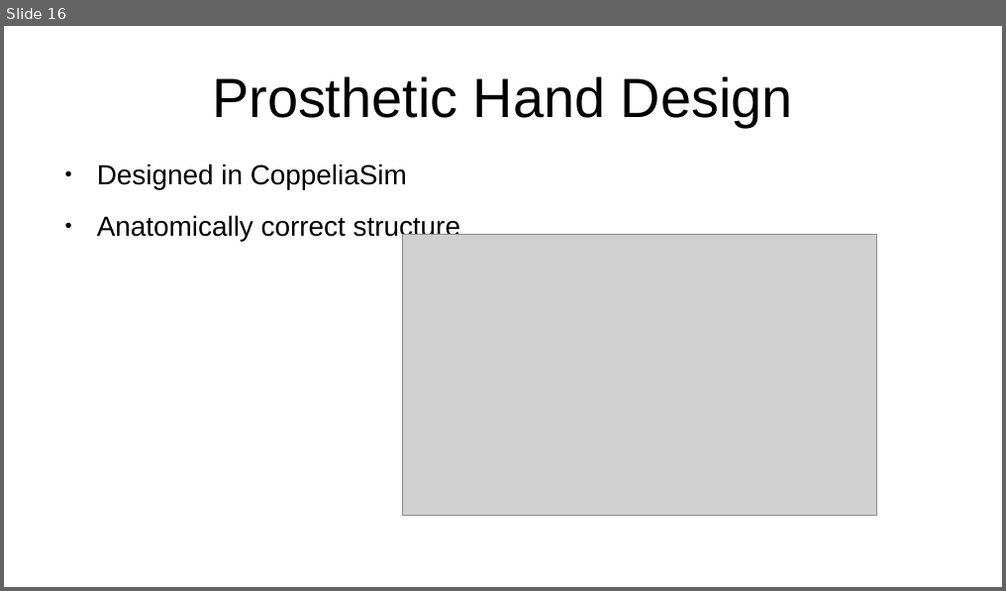
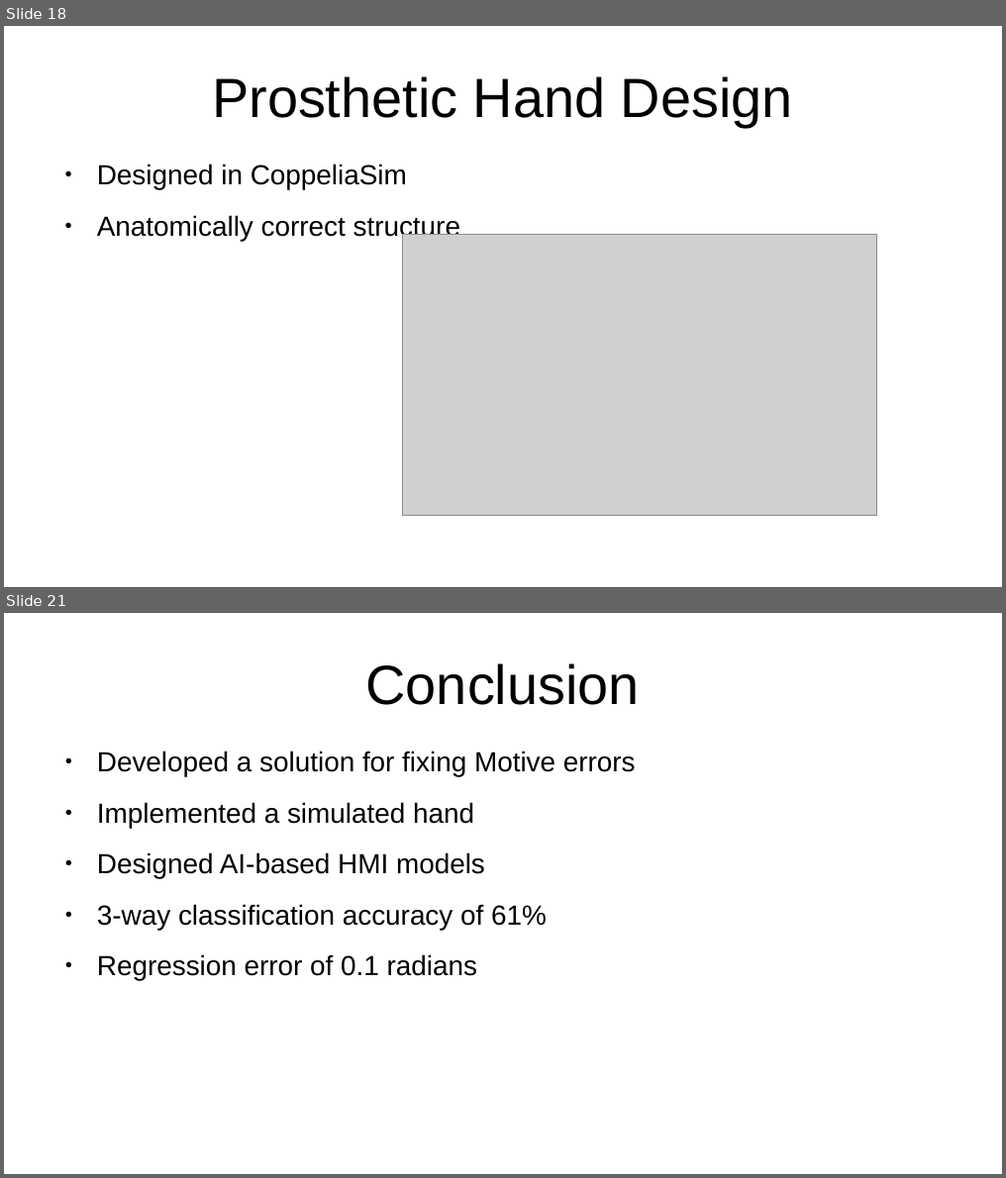
Before and after one commit to thom9258/masters-thesis, a slide deck: presentation/Presentation.odp. Shown one above the other, each under a label of ours: slide 16 before the commit, slides 18 and 21 after it; the slides between them are not shown. The pictures are 1006x591 and 1006x1178 pixels, drawn with LibreOffice and Linux fonts; fonts in the diff are those of the drawing; grey boxes stand for pictures. Boxes give left, top, right and bottom in pixels: in the first picture for what was removed or moved away, otherwise in the second. Text is boxed around its words. In the diff, an @@ line names an element or a change of style, - is before the commit and + after.

```diff
--- a/presentation/Presentation.odp
+++ b/presentation/Presentation.odp
@@ slide 21 added at bbox=[4, 613, 1002, 1174], background #FFFFFF @@
@@ title added at bbox=[366, 663, 640, 705], 44 pt, text #000000 @@
+Conclusion
@@ text added at bbox=[97, 751, 636, 980], 22 pt, text #000000 @@
+● Developed a solution for fixing Motive errors
+● Implemented a simulated hand
+● Designed AI-based HMI models
+● 3-way classification accuracy of 61%
+● Regression error of 0.1 radians
@@ what was slide 16 is now slide 18 @@
```
Also in this commit, not shown: 11 slides changed, 3 other slides added, 2 slides removed.
